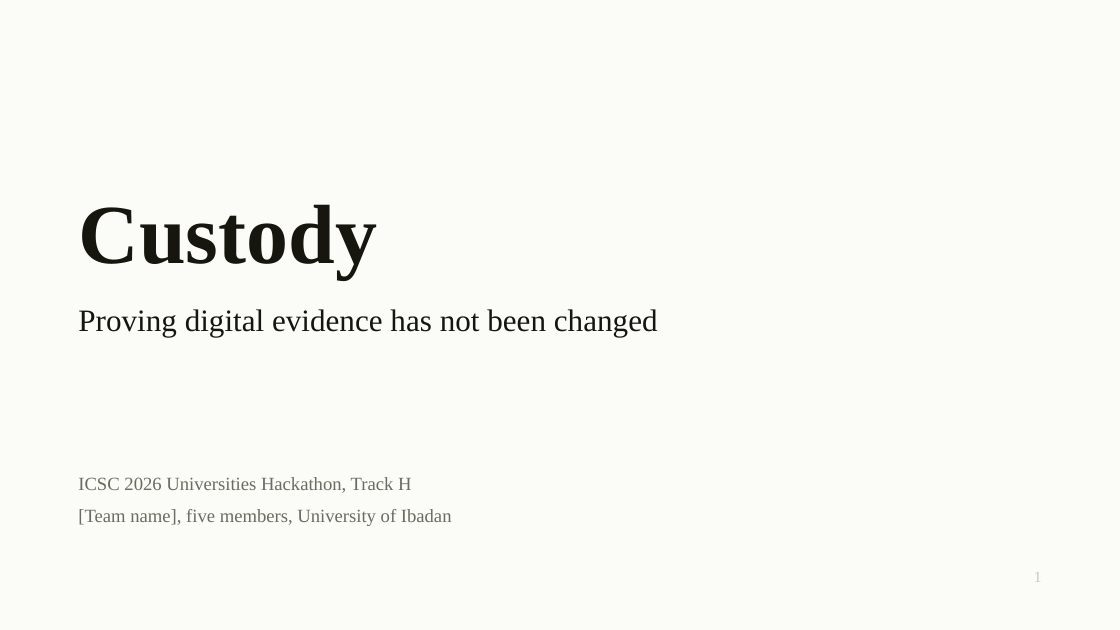
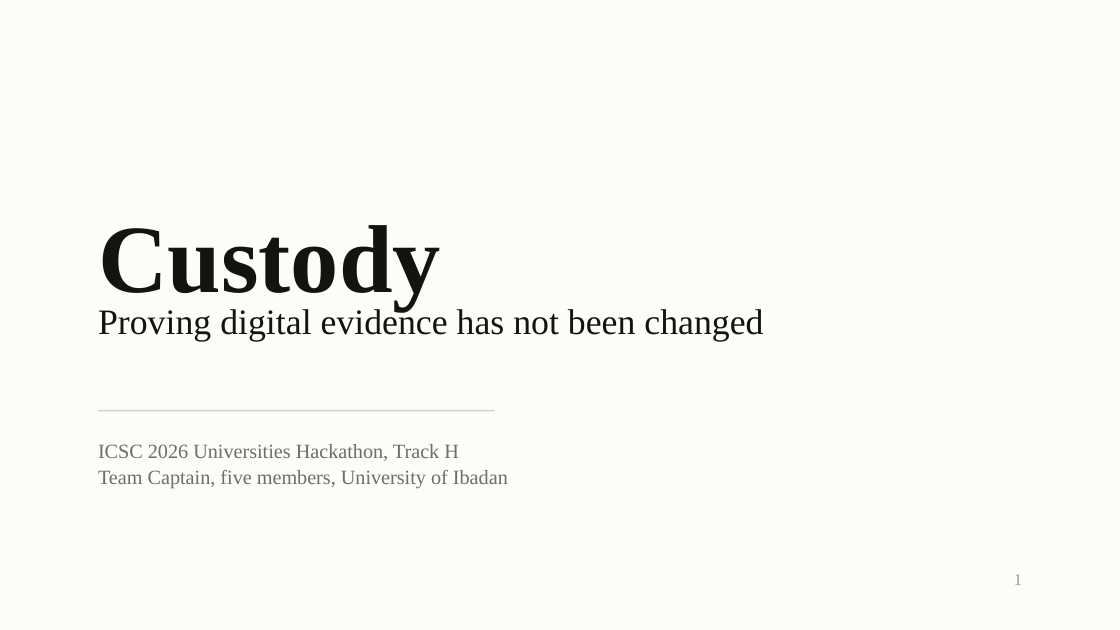
Before and after one commit to devLipeunim/custody-api, a slide deck: slide 1 of deck/custody-deck.pptx. Drawn at 1120x630 pixels with LibreOffice and Linux fonts; fonts in the diff are those of the drawing. Boxes give left, top, right and bottom in pixels: in the first picture for what was removed or moved away, otherwise in the second. Text is boxed around its words. In the diff, an @@ line names an element or a change of style, - is before the commit and + after.

```diff
--- a/deck/custody-deck.pptx
+++ b/deck/custody-deck.pptx
@@ background #FBFBF8 to #FCFCF9 @@
@@ text "Custody": place and size @@
-text "Custody" at (78,204,377,278)
+text "Custody" at (98,225,441,311)
@@ text "Custody" at (98,225,441,311): size 54 to 62 pt, text colour #16160F to #14140E; vertical alignment middle to top @@
@@ text "Proving digital evidence has not ...": place and size @@
-text "Proving digital evidence has not ..." at (78,309,658,337)
+text "Proving digital evidence has not ..." at (98,306,763,341)
@@ text "Proving digital evidence has not ..." at (98,306,763,341): size 20 to 23 pt, text colour #16160F to #14140E; vertical alignment middle to top @@
@@ line added from (99, 411) to (495, 411), #D2D2C8 1 pt @@
@@ text "ICSC 2026 Universities Hackathon, Track ...": place and size @@
-text "ICSC 2026 Universities Hackathon, Track ..." at (78,477,411,493)
+text "ICSC 2026 Universities Hackathon, Track ..." at (98,444,459,461)
@@ text "ICSC 2026 Universities Hackathon, Track ..." at (98,444,459,461): size 12 to 13 pt, text colour #6B6B60 to #6E6E63; vertical alignment middle to top @@
@@ text at (98,470,508,489): text changed; size 12 to 13 pt; text colour #6B6B60 to #6E6E63 @@
-[Team name], five members, University of Ibadan
+Team Captain, five members, University of Ibadan
@@ text "Team Captain, five members, University ..." at (98,470,508,489): vertical alignment middle to top @@
@@ text "1": place and size @@
-text "1" at (1034,572,1042,582)
+text "1" at (1014,574,1022,585)
@@ text "1" at (1014,574,1022,585): size 10 to 10.5 pt, text colour #C9C9BF to #9A9A90; vertical alignment middle to top @@
```
Also in this commit, not shown: 11 other slides changed, 1 slide added, 1 slide removed, 4 other files.
